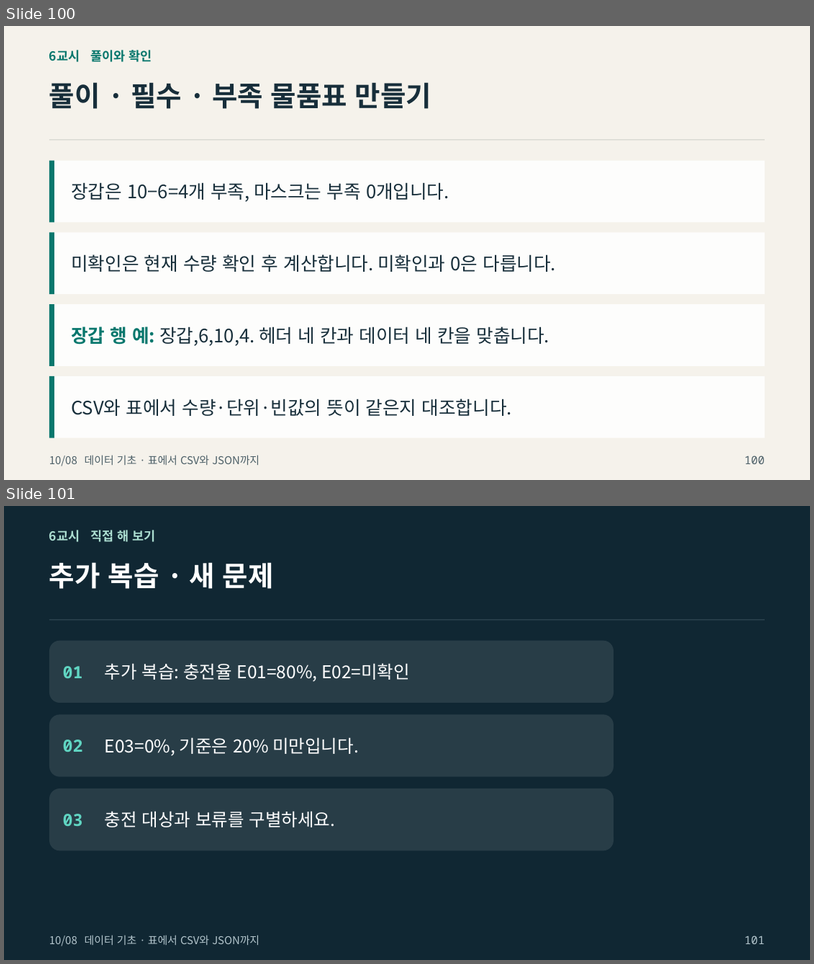
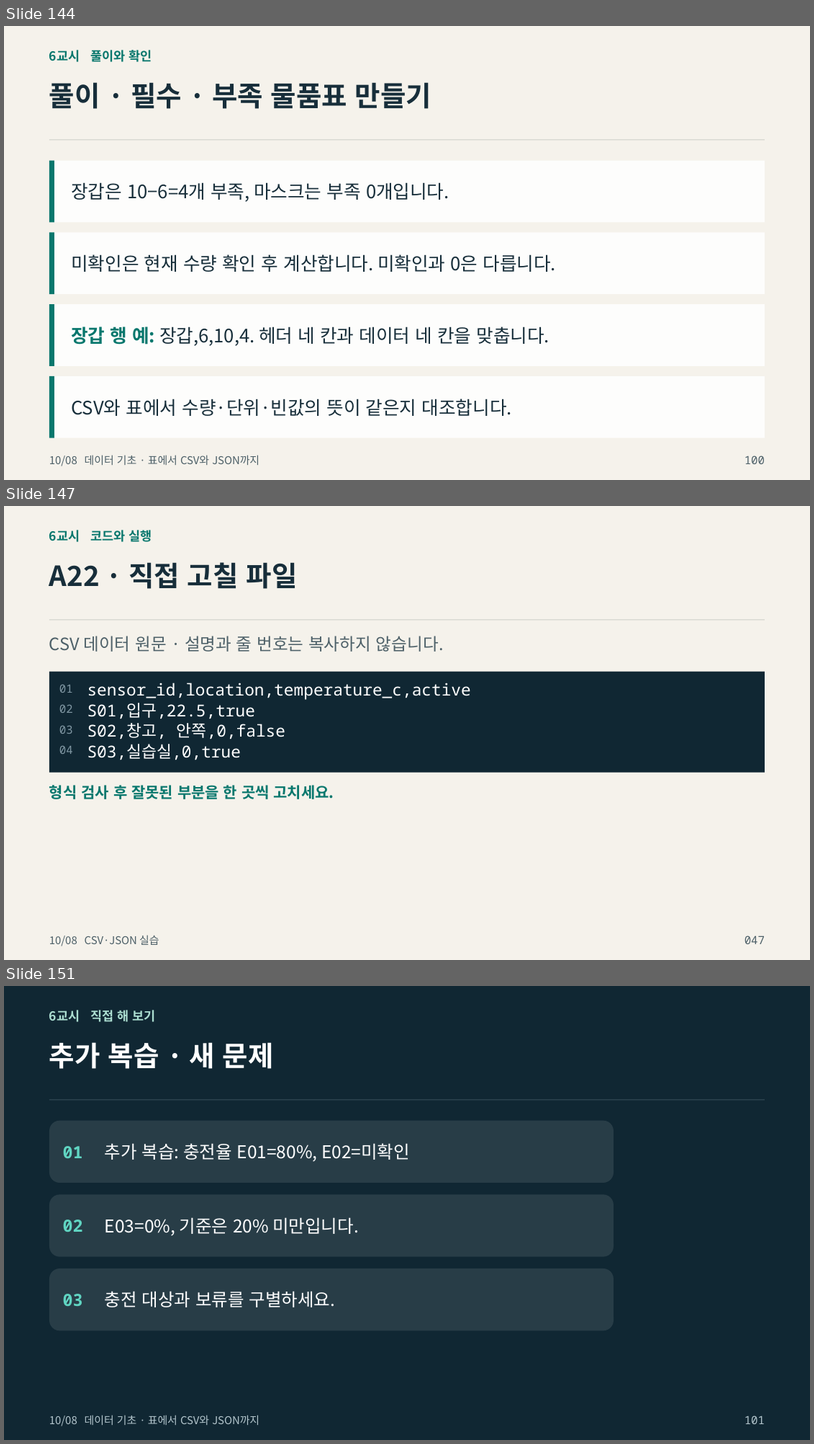
Before and after one commit to zeusk302-png/kdigital-physical-ai, a slide deck: downloads/2026-10-08/readable-slides.pptx. Shown one above the other, each under a label of ours: slides 100 and 101 before the commit, slides 144, 147 and 151 after it; the slides between them are not shown. The pictures are 814x964 and 814x1444 pixels, drawn with LibreOffice and Linux fonts; fonts in the diff are those of the drawing; background and template pictures are left out. Boxes give left, top, right and bottom in pixels: in the first picture for what was removed or moved away, otherwise in the second. Text is boxed around its words. In the diff, an @@ line names an element or a change of style, - is before the commit and + after.

Commit message:
Expand beginner CSV and JSON practice with repair and original writing

```diff
--- a/downloads/2026-10-08/readable-slides.pptx
+++ b/downloads/2026-10-08/readable-slides.pptx
@@ slide 147 added at (x1=4, y1=506, x2=810, y2=960), background picture (left out) @@
@@ text added at (x1=49, y1=530, x2=152, y2=542), 15 pt, text #08776D, bold @@
+6교시 코드와 실행
@@ text added at (x1=49, y1=562, x2=298, y2=589), 33 pt, text #172E3A, bold @@
+A22 · 직접 고칠 파일
@@ rectangle added at (x1=49, y1=620, x2=765, y2=620), fill #CDCFC7 @@
@@ text added at (x1=49, y1=636, x2=444, y2=651), 20.2 pt, text #4D6068 @@
+CSV 데이터 원문 · 설명과 줄 번호는 복사하지 않습니다.
@@ rectangle added at (x1=49, y1=671, x2=765, y2=772), fill #102733 @@
@@ text added at (x1=59, y1=685, x2=73, y2=692), 13.5 pt, text #8097A3 @@
+01
@@ text added at (x1=88, y1=682, x2=471, y2=700), 19.5 pt, text #FFFFFF @@
+sensor_id,location,temperature_c,active
@@ text added at (x1=59, y1=705, x2=73, y2=713), 13.5 pt, text #8097A3 @@
+02
@@ text added at (x1=88, y1=703, x2=255, y2=719), 19.5 pt, text #FFFFFF @@
+S01,입구,22.5,true
@@ text added at (x1=59, y1=726, x2=73, y2=734), 13.5 pt, text #8097A3 @@
+03
@@ text added at (x1=88, y1=723, x2=286, y2=739), 19.5 pt, text #FFFFFF @@
+S02,창고, 안쪽,0,false
@@ text added at (x1=59, y1=746, x2=73, y2=754), 13.5 pt, text #8097A3 @@
+04
@@ text added at (x1=88, y1=744, x2=241, y2=760), 19.5 pt, text #FFFFFF @@
+S03,실습실,0,true
@@ text added at (x1=49, y1=785, x2=334, y2=799), 18 pt, text #08776D, bold @@
+형식 검사 후 잘못된 부분을 한 곳씩 고치세요.
@@ text added at (x1=49, y1=934, x2=159, y2=946), 12.8 pt, text #4D6068 @@
+10/08 CSV·JSON 실습
@@ text added at (x1=745, y1=935, x2=765, y2=944), 13.5 pt, text #4D6068 @@
+047
@@ what was slide 100 is now slide 144 @@
@@ what was slide 101 is now slide 151 @@
```
Also in this commit, not shown: 49 other slides added, 56 other files.
